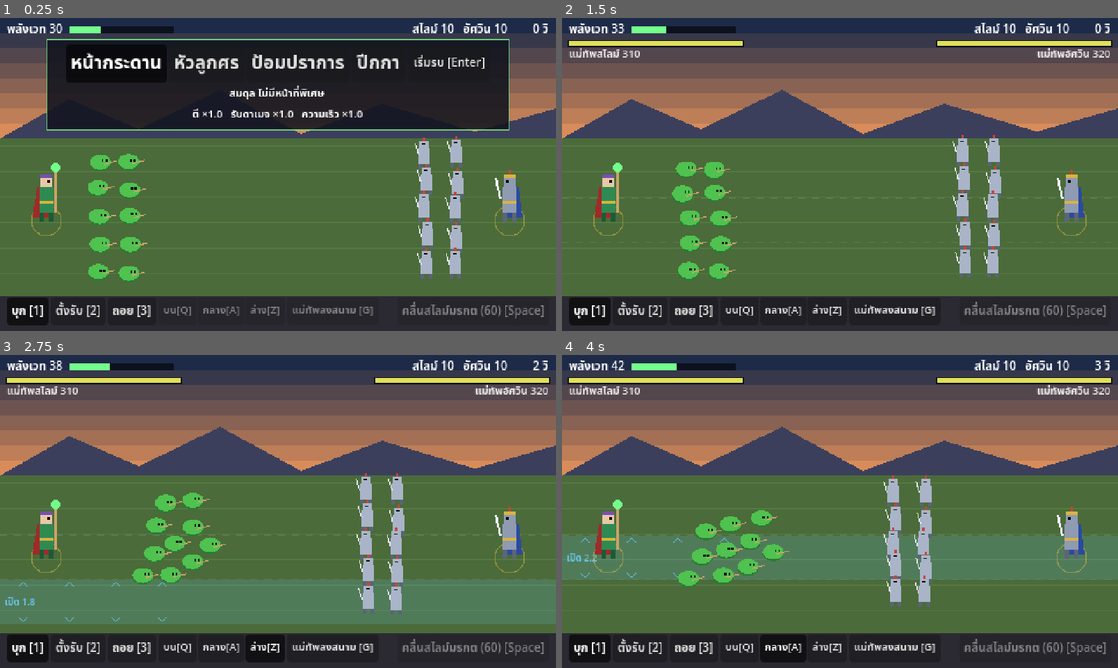
Above: before the commit, frames 1-4 (two rows, left to right).
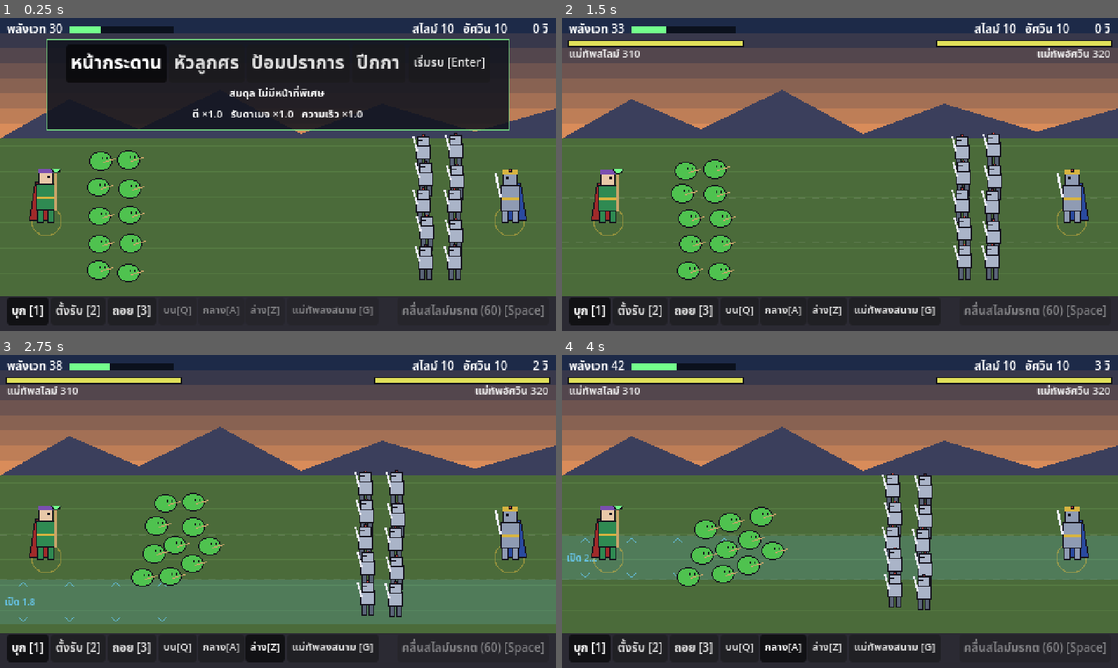
Above: after the commit, the same moments.

Repository: tomorrow-writer/GateFall
Game: Godot game, scene res://scenes/Battle.tscn
The game is run twice, just before and just after one commit, with the same random seed, the same clock (stepped at 60 frames per second) and the same inputs.
Inputs (mouse positions are in pixels of both pictures, inside the frame that each line leads up to):
- Up to frame 1 (0.25 s): no input
- Up to frame 2 (1.5 s): click "เริ่มรบ [Enter]" at 0.5 s; tap Enter at 1.25, 1.35 s; move the mouse to (962, 158) at 1.27 s; hold Up from 1.28 s (still down); click (962, 158) at 1.42 s
- Up to frame 3 (2.75 s): tap Space at 1.52, 2.27 s; move the mouse to (166, 527) at 2.02 s; release Up at 2.03 s; hold Down from 2.03 s (still down); tap Keypad Enter at 2.1 s
- Up to frame 4 (4 s): move the mouse to (895, 442) at 2.77 s; release Down at 2.78 s; hold Up from 2.78 s (still down); tap 3 at 2.85 s; move the mouse to (812, 574) at 3.52 s; tap 1 at 3.6 s; click (812, 574) at 3.67 s; tap Space at 3.77 s

The runs differ from the first frame. In frame 1, 3.1% of the frame differs, in the area x 5-95%, y 36-85%; in frame 2, 2.9%; in frame 3, 3.0%; in frame 4, 3.0%.

Commit message:
Sprite size standard and sprite pipeline (placeholder art)
- Standard at 480x270: troops 32x32, small slime 16x16, generals 48x48;
  generals drawn x2 (96 px) in the duel close-up.
- BattleView draws units from sprite strips listed in config "sprites"
  (idle/walk/attack/cast/die, facing right, mirrored for the left-facing
  side, feet anchored); units without sprites keep the placeholder shapes.
- assets/units: generated placeholder strips at the standard sizes
  (tools/make_placeholder_sprites.py), to be replaced with real art.

Co-Authored-By: Claude Opus 5.5 <noreply@anthropic.com>
Claude-Session: https://claude.ai/code/session_01XNNexvR8wr8HuLqn2xjHR4

Diff:
--- a/gate-fall-game/data/battle_config.json
+++ b/gate-fall-game/data/battle_config.json
@@ -191,6 +191,15 @@
     "duel_retreat_ratio": 1.5
   },
 
+  "_sprites_note": "Sprite size standard (pixels at the 480x270 game resolution, shown x3 at 1440x810, x4 at 1080p): troops 32x32 frames, small slime 16x16, generals 48x48. Generals in the duel close-up are drawn at x2 (96 px tall). Strips: <dir>/<anim>.png, frames left to right, facing RIGHT. foot = frame pixel that stands on the ground; height = px above the feet for HP bars. Units without sprites use the placeholder shapes. The PNGs in assets/units are placeholders from tools/make_placeholder_sprites.py: replace them with real art of the same frame size.",
+  "sprites": {
+    "knight": { "dir": "res://assets/units/knight", "frame": [32, 32], "foot": [16, 30], "height": 30, "anims": { "idle": {"frames": 2, "fps": 3}, "walk": {"frames": 4, "fps": 8}, "attack": {"frames": 3, "fps": 12, "loop": false}, "die": {"frames": 3, "fps": 6, "loop": false} } },
+    "slime_big": { "dir": "res://assets/units/slime_big", "frame": [32, 32], "foot": [16, 29], "height": 19, "anims": { "idle": {"frames": 2, "fps": 3}, "walk": {"frames": 4, "fps": 8}, "attack": {"frames": 3, "fps": 12, "loop": false}, "die": {"frames": 3, "fps": 6, "loop": false} } },
+    "slime_mini": { "dir": "res://assets/units/slime_mini", "frame": [16, 16], "foot": [8, 13], "height": 11, "anims": { "idle": {"frames": 2, "fps": 3}, "walk": {"frames": 4, "fps": 8}, "attack": {"frames": 3, "fps": 12, "loop": false}, "die": {"frames": 3, "fps": 6, "loop": false} } },
+    "general_slime": { "dir": "res://assets/units/general_slime", "frame": [48, 48], "foot": [24, 46], "height": 46, "anims": { "idle": {"frames": 2, "fps": 3}, "walk": {"frames": 4, "fps": 8}, "attack": {"frames": 3, "fps": 12, "loop": false}, "cast": {"frames": 2, "fps": 4}, "die": {"frames": 3, "fps": 6, "loop": false} } },
+    "general_knight": { "dir": "res://assets/units/general_knight", "frame": [48, 48], "foot": [24, 46], "height": 46, "anims": { "idle": {"frames": 2, "fps": 3}, "walk": {"frames": 4, "fps": 8}, "attack": {"frames": 3, "fps": 12, "loop": false}, "cast": {"frames": 2, "fps": 4}, "die": {"frames": 3, "fps": 6, "loop": false} } }
+  },
+
   "_sides_note": "Side order matters: units spawn interleaved in this order, and if both armies die on the same step the first side wins (prototype behaviour).",
   "sides": [
     {
--- a/gate-fall-game/scripts/battle/BattleView.gd
+++ b/gate-fall-game/scripts/battle/BattleView.gd
@@ -5,6 +5,9 @@
 ## Reads the sim's command state every frame: a special's warning time lights
 ## up its target lane (red when it is coming at the player), an opened lane is
 ## striped in the player's colour, a general sent in gets a red ring.
+## Sprites: units listed in the config "sprites" section are drawn from
+## sprite strips (see _load_sprites); anything without one falls back to the
+## placeholder shapes below, so art can be added one unit at a time.
 ## When the sim reaches its duel phase the view cuts to a close-up of the two
 ## generals trading blows (_draw_duel), with damage numbers from duel_hit.
 extends Node2D
@@ -38,12 +41,14 @@
 var _flash_col := WAVE
 ## Side the player commands: enemy warnings are drawn red, own ones in the special's colour.
 var player_side := ""
+var _sprites := {}  # unit type id -> {"anims": {name: {tex, frames, fps, loop}}, "foot": Vector2, "height"}
 var _duel_t0 := -1.0  # view clock when the duel started
 var _duel_nums: Array = []  # {side (target), text, t0, col}
 
 
 func bind(s: BattleSim) -> void:
 	sim = s
+	_load_sprites()
 	_prev.clear()
 	_died_at.clear()
 	_born_at.clear()
@@ -253,16 +258,22 @@
 	var dead_t: float = _clock - _died_at.get(u.id, _clock)
 	var fade := 1.0 if u.alive else clampf(1.0 - dead_t / 0.6, 0.0, 1.0)
 	var flash: bool = u.fx > 0.0
-	match u.kind:
-		"big", "mini":
-			_draw_slime(u, p, fade, flash)
-		"general":
-			_draw_general(u, p, fade, flash)
-		_:
-			_draw_knight(u, p, fade, flash)
+	if u.is_general:
+		_draw_general_marks(u, p)
+	if not _draw_sprite(u, p, fade, flash, 1.0):
+		match u.kind:
+			"big", "mini":
+				_draw_slime(u, p, fade, flash)
+			"general":
+				_draw_general(u, p, fade, flash)
+			_:
+				_draw_knight(u, p, fade, flash)
 	if u.alive and u.hp < u.max_hp and not u.is_general:
 		var w := 14.0 if u.kind != "mini" else 9.0
-		var top := p + Vector2(-w / 2.0, -26.0 if u.kind == "knight" else (-20.0 if u.kind == "big" else -14.0))
+		var bar_y := -26.0 if u.kind == "knight" else (-20.0 if u.kind == "big" else -14.0)
+		if _sprites.has(u.type_id):
+			bar_y = -float(_sprites[u.type_id].height) - 2.0
+		var top := p + Vector2(-w / 2.0, bar_y)
 		draw_rect(Rect2(top, Vector2(w, 2)), HP_BG)
 		draw_rect(Rect2(top, Vector2(w * clampf(u.hp / u.max_hp, 0.0, 1.0), 2)), HP_FG)
 
@@ -318,6 +329,23 @@
 
 ## Placeholder generals: slime general (green armour, red cape, orb staff) and
 ## knight general (gold-trimmed armour, blue cape). Both clearly bigger than troops.
+## Aura ring so the general is easy to find; red when sent into the fight,
+## pulsing glow while channelling a special. Drawn under sprite or placeholder.
+func _draw_general_marks(u, b: Vector2) -> void:
+	if not u.alive:
+		return
+	var s = u.side
+	if not s.pending.is_empty():
+		var col := _special_color(s)
+		draw_circle(b + Vector2(0, -20), 16.0 + sin(_clock * 16.0) * 3.0, Color(col, 0.25))
+		draw_arc(b + Vector2(0, -1), 15.0, 0, TAU * (1.0 - float(s.pending.t) / maxf(0.001, float(s.pending.total))),
+				24, Color(col, 0.9), 2.0)
+	if s.gen_charge:
+		draw_arc(b + Vector2(0, -1), 13.0, 0, TAU, 20, Color(CHARGE_RING, 0.85), 1.5)
+	else:
+		draw_arc(b + Vector2(0, -1), 13.0, 0, TAU, 20, Color(Color("d8b440"), 0.5), 1.0)
+
+
 func _draw_general(u, p: Vector2, fade: float, flash: bool) -> void:
 	var f: float = float(u.side.facing)
 	var bob := absf(sin(u.anim * 6.0)) * 1.5 if u.walking else 0.0
@@ -331,18 +359,6 @@
 	if not u.alive:
 		draw_rect(Rect2(b + Vector2(-13, -7), Vector2(26, 7)), Color(armour.darkened(0.4), fade))
 		return
-	# aura ring so the general is easy to find; red when sent into the fight,
-	# pulsing glow while channelling a special
-	var s = u.side
-	if not s.pending.is_empty():
-		var col := _special_color(s)
-		draw_circle(b + Vector2(0, -20), 16.0 + sin(_clock * 16.0) * 3.0, Color(col, 0.25))
-		draw_arc(b + Vector2(0, -1), 15.0, 0, TAU * (1.0 - float(s.pending.t) / maxf(0.001, float(s.pending.total))),
-				24, Color(col, 0.9), 2.0)
-	if s.gen_charge:
-		draw_arc(b + Vector2(0, -1), 13.0, 0, TAU, 20, Color(CHARGE_RING, 0.85), 1.5)
-	else:
-		draw_arc(b + Vector2(0, -1), 13.0, 0, TAU, 20, Color(trim, 0.5), 1.0)
 	draw_colored_polygon(PackedVector2Array([b + Vector2(-f * 3 - 5, -30), b + Vector2(-f * 3 + 5, -30),
 			b + Vector2(-f * 3 + 8, -4), b + Vector2(-f * 3 - 9, -4)]), cape)
 	draw_rect(Rect2(b + Vector2(-6, -30), Vector2(12, 22)), armour)
@@ -505,7 +521,8 @@
 
 const DUEL_X := [165.0, 315.0]  # first side (facing right) on the left
 const DUEL_Y := 205.0
-const DUEL_SCALE := 2.6
+const DUEL_SCALE := 2.6  # placeholder generals
+const DUEL_SPRITE_SCALE := 2.0  # sprites: integer scale keeps the pixels square
 
 
 ## The duel: dark backdrop, the two generals big and facing each other, the
@@ -531,9 +548,10 @@
 		var shake := sin(_clock * 60.0) * 2.0 if g.fx > 0.0 else 0.0
 		var pos := Vector2(DUEL_X[i] + lunge + shake, DUEL_Y)
 		draw_ellipse_shadow(pos, fade)
-		draw_set_transform(pos, 0.0, Vector2(DUEL_SCALE, DUEL_SCALE))
-		_draw_general(g, Vector2.ZERO, fade, g.fx > 0.0)
-		draw_set_transform(Vector2.ZERO)
+		if not _draw_sprite(g, pos, fade, g.fx > 0.0, DUEL_SPRITE_SCALE):
+			draw_set_transform(pos, 0.0, Vector2(DUEL_SCALE, DUEL_SCALE))
+			_draw_general(g, Vector2.ZERO, fade, g.fx > 0.0)
+			draw_set_transform(Vector2.ZERO)
 		# HP bar and name, big, on this general's side
 		var w := 170.0
 		var x := 20.0 if i == 0 else 480.0 - 20.0 - w
@@ -583,3 +601,90 @@
 	draw_set_transform(pos + Vector2(0, 2), 0.0, Vector2(1.0, 0.25))
 	draw_circle(Vector2.ZERO, 30.0, Color(0, 0, 0, 0.45 * fade))
 	draw_set_transform(Vector2.ZERO)
+
+
+# --- sprites ---------------------------------------------------------------------
+# Config "sprites": { "<unit type id>": {
+#     "dir": "res://assets/units/<id>",  folder with one strip per animation
+#     "frame": [w, h],                   size of one frame (all strips)
+#     "foot": [x, y],                    pixel in the frame that stands on the ground
+#     "anims": { "idle": {"frames": 4, "fps": 6}, "walk": ..., "attack": ...,
+#                "cast": ..., "die": {"frames": 3, "fps": 8, "loop": false} } } }
+# Strips are <dir>/<anim>.png, frames left to right, character facing RIGHT
+# (flipped for the side facing left). Missing anims fall back to idle; a unit
+# with no idle strip uses the placeholder shapes.
+
+func _load_sprites() -> void:
+	_sprites.clear()
+	var defs: Dictionary = sim.cfg.get("sprites", {})
+	for id in defs:
+		if str(id).begins_with("_"):
+			continue
+		var d: Dictionary = defs[id]
+		var fw := int(d.frame[0])
+		var fh := int(d.frame[1])
+		var anims := {}
+		for a in d.get("anims", {}):
+			var ad: Dictionary = d.anims[a]
+			var path := "%s/%s.png" % [d.dir, a]
+			if not ResourceLoader.exists(path):
+				continue
+			var tex: Texture2D = load(path)
+			var n := int(ad.get("frames", maxi(1, tex.get_width() / fw)))
+			anims[a] = {"tex": tex, "frames": n, "fps": float(ad.get("fps", 6)), "loop": bool(ad.get("loop", true))}
+		if not anims.has("idle"):
+			continue
+		var foot: Array = d.get("foot", [fw / 2, fh - 1])
+		_sprites[id] = {"anims": anims, "w": fw, "h": fh, "foot": Vector2(foot[0], foot[1]),
+				"height": float(d.get("height", fh))}
+
+
+## Which animation a unit is in right now.
+func _anim_of(u) -> String:
+	if not u.alive:
+		return "die"
+	if u.is_general and not u.side.pending.is_empty():
+		return "cast"
+	if u.swing > 0.0:
+		return "attack"
+	if u.walking:
+		return "walk"
+	return "idle"
+
+
+## Draws u from its sprite strip with its feet at p. False = no sprite.
+func _draw_sprite(u, p: Vector2, fade: float, flash: bool, scale: float) -> bool:
+	if not _sprites.has(u.type_id):
+		return false
+	var sp: Dictionary = _sprites[u.type_id]
+	var name := _anim_of(u)
+	if not sp.anims.has(name):
+		if name == "die":
+			return true  # no death strip: just vanish (the poof fx plays)
+		name = "idle"
+	var a: Dictionary = sp.anims[name]
+	var t: float = u.anim
+	if name == "die":
+		t = _clock - _died_at.get(u.id, _clock)
+	elif name == "attack":
+		t = 0.25 - u.swing  # swing counts down from swing_time
+	var i := int(t * a.fps)
+	i = i % int(a.frames) if a.loop else mini(i, int(a.frames) - 1)
+	var w: float = sp.w
+	var h: float = sp.h
+	var f := float(u.side.facing)
+	var foot: Vector2 = sp.foot
+	# born pop-in for split slimes
+	var born: float = _clock - _born_at.get(u.id, -10.0)
+	var pop := clampf(born / 0.25, 0.3, 1.0) if born < 0.25 else 1.0
+	var s := scale * pop
+	# drawn in a frame mirrored around the feet for the side facing left
+	draw_set_transform(p, 0.0, Vector2(s * f, s))
+	var dst := Rect2(-foot.x, -foot.y, w, h)
+	var src := Rect2(i * w, 0, w, h)
+	draw_texture_rect_region(a.tex, dst, src, Color(1, 1, 1, fade))
+	if flash:
+		# white flash: draw again over-bright
+		draw_texture_rect_region(a.tex, dst, src, Color(3, 3, 3, 0.6 * fade))
+	draw_set_transform(Vector2.ZERO)
+	return true
Binary file added: gate-fall-game/assets/units/general_knight/attack.png
Not shown, added: gate-fall-game/assets/units/general_knight/attack.png.import
Binary file added: gate-fall-game/assets/units/general_knight/cast.png
Not shown, added: gate-fall-game/assets/units/general_knight/cast.png.import
Binary file added: gate-fall-game/assets/units/general_knight/die.png
Not shown, added: gate-fall-game/assets/units/general_knight/die.png.import
Binary file added: gate-fall-game/assets/units/general_knight/idle.png
Not shown, added: gate-fall-game/assets/units/general_knight/idle.png.import
Binary file added: gate-fall-game/assets/units/general_knight/walk.png
Not shown, added: gate-fall-game/assets/units/general_knight/walk.png.import
Binary file added: gate-fall-game/assets/units/general_slime/attack.png
Not shown, added: gate-fall-game/assets/units/general_slime/attack.png.import
(and 33 more such lines)
